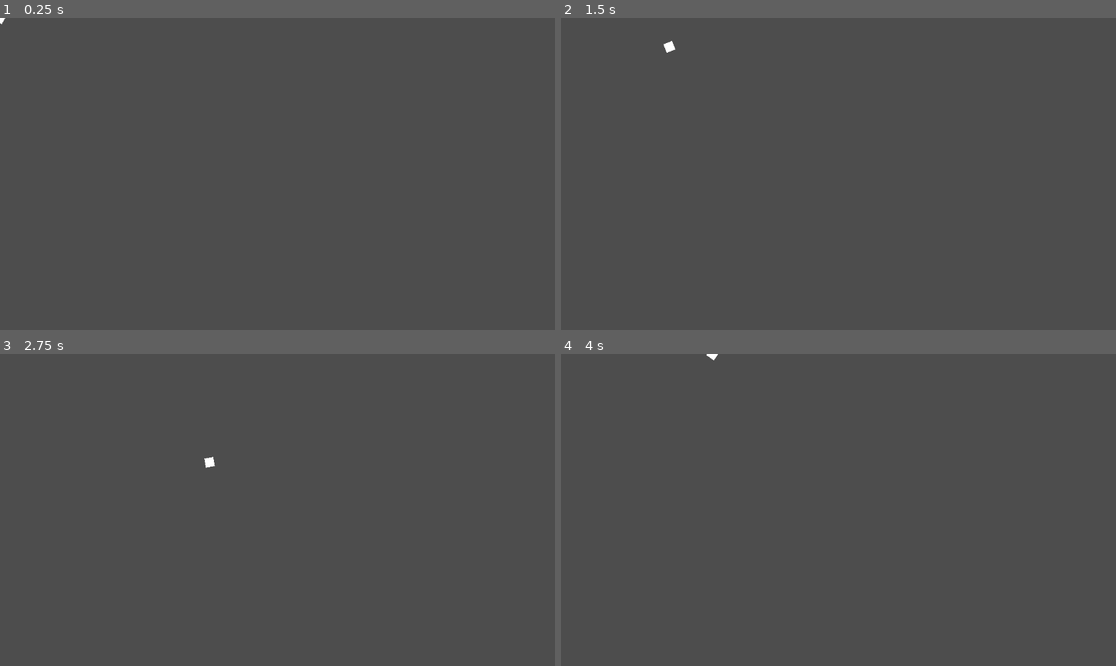
Above: before the commit, frames 1-4 (two rows, left to right).
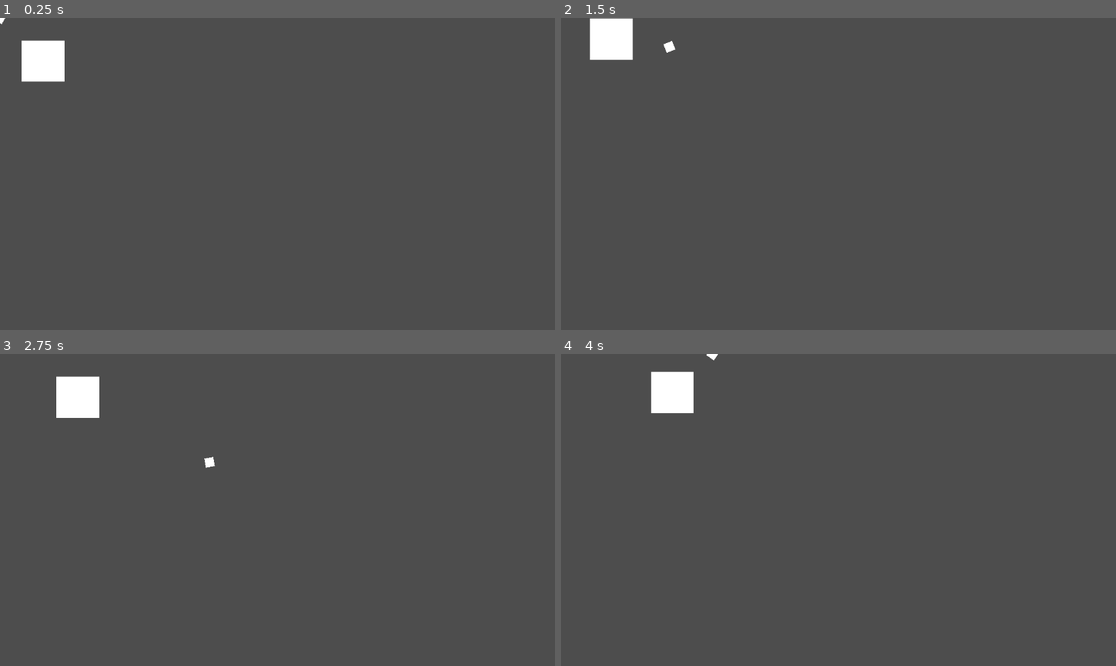
Above: after the commit, the same moments.

Repository: Belphonz/GlobalGameJam2024
Game: Godot game, scene res://scenes/testScene.tscn
Two runs of this game, one before a commit and one after it. Both use one fixed random seed, a clock stepped at 60 frames per second and the inputs below. This scene is started directly instead of the project's main scene.
Inputs (mouse positions are in pixels of both pictures, inside the frame that each line leads up to):
- Up to frame 1 (0.25 s): no input
- Up to frame 2 (1.5 s): move the mouse to (960, 158) at 0.52 s; hold D (move_right) 0.53-1.28 s; move the mouse to (727, 189) at 1.27 s; hold S (move_down) from 1.28 s (still down)
- Up to frame 3 (2.75 s): move the mouse to (333, 441) at 2.02 s; release S (move_down) at 2.03 s; hold D (move_right) from 2.03 s (still down)
- Up to frame 4 (4 s): move the mouse to (810, 572) at 2.77 s; release D (move_right) at 2.78 s; hold W (move_up) 2.78-3.53 s; move the mouse to (1005, 556) at 3.52 s; hold A (move_left) from 3.53 s (still down)

The runs differ from the first frame. In frame 1, 1.0% of the frame differs, in the area x 3-12%, y 7-21%; in frame 2, 1.1%, in the area x 5-14%, y 0-14%; in frame 3, 1.0%; in frame 4, 1.0%.

Commit message:
Clown now moves towards player
Need bullet to test shooting

Diff:
--- a/elements/enemies/ClownWithAK47.tscn
+++ b/elements/enemies/ClownWithAK47.tscn
@@ -1,7 +1,13 @@
-[gd_scene load_steps=3 format=3 uid="uid://ddvjdlrsw7l8d"]
+[gd_scene load_steps=4 format=3 uid="uid://ddvjdlrsw7l8d"]
 
 [ext_resource type="PackedScene" uid="uid://b0iranba74mqb" path="res://elements/enemies/baseEnemy.tscn" id="1_grr7j"]
 [ext_resource type="Script" path="res://scripts/enemy/clownWithAK47.gd" id="2_ud5t6"]
+[ext_resource type="Texture2D" uid="uid://eo1fi6tj10li" path="res://PlayerSpriteTEMP.png" id="3_tf0i1"]
 
 [node name="Enemy" instance=ExtResource("1_grr7j")]
 script = ExtResource("2_ud5t6")
+_moveSpeed = 60.0
+
+[node name="Sprite2D" parent="." index="0"]
+scale = Vector2(0.393333, 0.38)
+texture = ExtResource("3_tf0i1")
--- a/elements/enemies/baseEnemy.tscn
+++ b/elements/enemies/baseEnemy.tscn
@@ -2,11 +2,9 @@
 
 [sub_resource type="CircleShape2D" id="CircleShape2D_4liuj"]
 
-[node name="Enemy" type="Node2D"]
-
-[node name="RigidBody2D" type="RigidBody2D" parent="."]
-
-[node name="CollisionShape2D" type="CollisionShape2D" parent="RigidBody2D"]
-shape = SubResource("CircleShape2D_4liuj")
+[node name="Enemy" type="CharacterBody2D"]
 
 [node name="Sprite2D" type="Sprite2D" parent="."]
+
+[node name="CollisionShape2D" type="CollisionShape2D" parent="."]
+shape = SubResource("CircleShape2D_4liuj")
--- a/scripts/enemy/baseEnemy.gd
+++ b/scripts/enemy/baseEnemy.gd
@@ -1,4 +1,4 @@
-extends Node2D
+extends CharacterBody2D
 
 var Player:Node2D=null		#Node2D
 var playerDirection: Vector2
@@ -20,7 +20,8 @@
 	pass
 
 func _process(delta):
-	playerDirection=Player.get_global_position()
+	playerDirection=(Player.get_global_position()-get_global_position()).normalized()
+
 	attack(delta)
 	move(delta)
 
--- a/scripts/enemy/clownWithAK47.gd
+++ b/scripts/enemy/clownWithAK47.gd
@@ -22,3 +22,7 @@
 	if(attackTimer>=attackSpeed):
 		attackTimer=0
 		print("Test")		#TODO: Add shooting bullet
+
+func move(delta):
+	velocity=playerDirection * moveSpeed
+	move_and_slide()
Not shown: 1 places in player.tscn that only renumber resources
